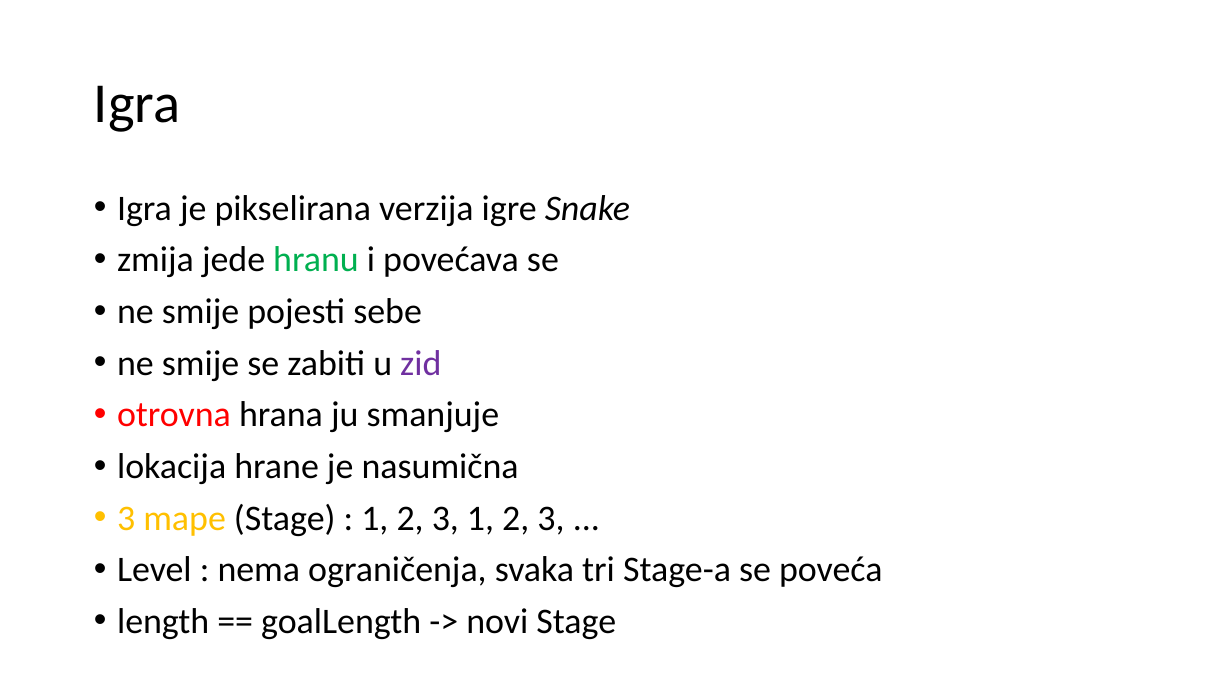
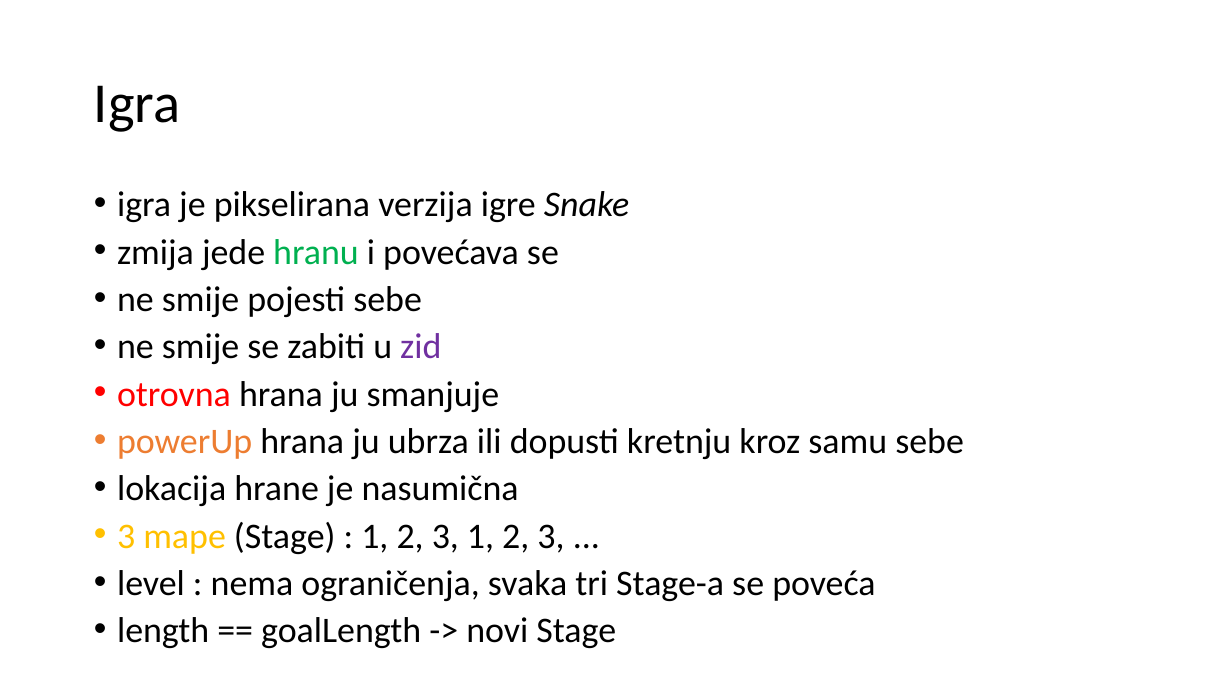
Before and after one commit to mihapetr/Zmija, a slide deck: slide 3 of docs/Zmijica.pptx. Drawn at 1232x693 pixels with LibreOffice and Linux fonts; fonts in the diff are those of the drawing. Boxes give left, top, right and bottom in pixels: in the first picture for what was removed or moved away, otherwise in the second. Text is boxed around its words. In the diff, an @@ line names an element or a change of style, - is before the commit and + after.

```diff
--- a/docs/Zmijica.pptx
+++ b/docs/Zmijica.pptx
@@ text at box(117, 191, 629, 222): text changed @@
-• Igra je pikselirana verzija igre Snake
+• igra je pikselirana verzija igre Snake
@@ text at box(117, 239, 616, 648): line spacing 0.9 to 0.8 @@
@@ text at box(117, 428, 964, 459): paragraph added @@
+• powerUp hrana ju ubrza ili dopusti kretnju kroz samu sebe
@@ text at box(117, 570, 875, 601): text changed @@
-• Level : nema ograničenja, svaka tri Stage-a se poveća
+• level : nema ograničenja, svaka tri Stage-a se poveća
```
Also in this commit, not shown: 4 other slides changed, 3 slides added, 1 slide removed, 1 other file.
